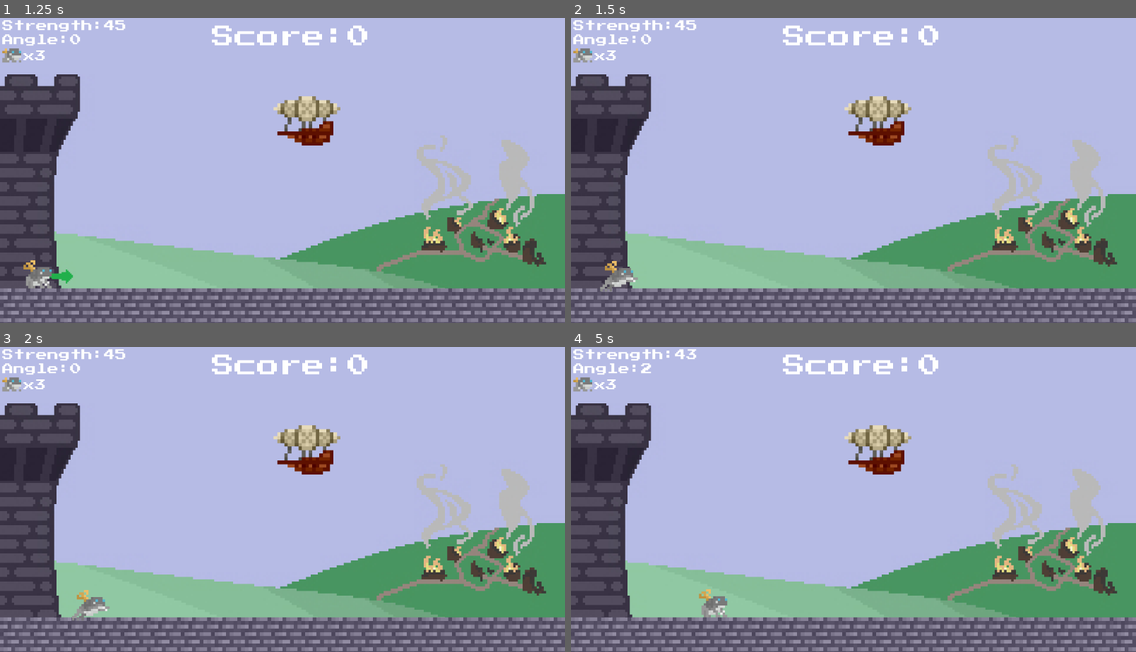
Above: before the commit, frames 1-4 (two rows, left to right).
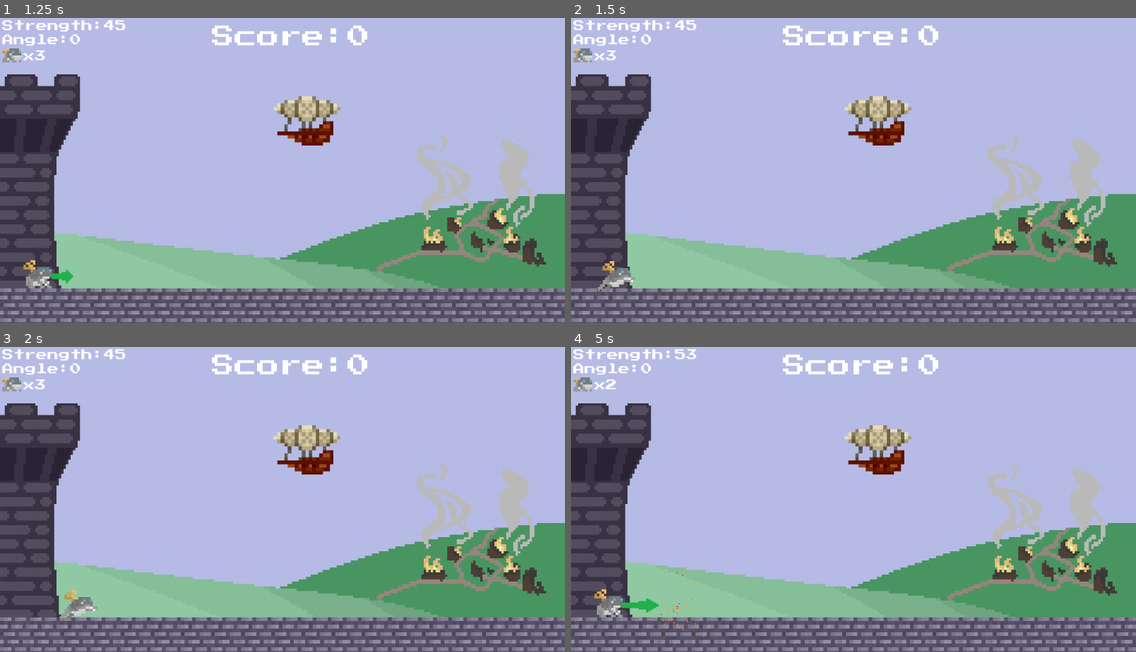
Above: after the commit, the same moments.

Repository: lthammond/CS315-P1-Airship_Assault
Game: Godot game, scene res://src/Title.tscn
The game is run twice, just before and just after one commit, with the same random seed, the same clock (stepped at 60 frames per second) and the same inputs.
Inputs:
- Up to frame 1 (1.25 s): click "Defend!" at 0.5 s
- Up to frame 2 (1.5 s): tap Enter at 1.25 s; tap Space (launch) at 1.35 s
- Up to frame 3 (2 s): no input
- Up to frame 4 (5 s): tap Down (decrease_angle) at 2.1 s; tap Space (launch) at 2.3, 3.05, 3.8, 4.25, 4.55 s; hold Left (decrease_strength) 2.78-3.53 s; tap Up (increase_angle) at 3.6 s; hold Right (increase_strength) from 4.28 s (still down)

Frame 1 is identical in both runs. In frame 2, 0.2% of the frame differs, in the area x 4-12%, y 79-90%; in frame 3, 0.4%; in frame 4, 0.9%, in the area x 4-28%, y 0-97%.

Commit message:
Edit strength modifier in Projectile.tscn

Diff:
--- a/project/src/Level.gd
+++ b/project/src/Level.gd
@@ -51,7 +51,7 @@
 		create_projectile()
 	else:
 		destroy_Projectile()
-		yield(get_tree().create_timer(1.0), "timeout")
+		yield(get_tree().create_timer(0.5), "timeout")
 		$AnimationPlayer.play("Rise")
 		target.hide()
 		yield(get_tree().create_timer(2.0), "timeout")
--- a/project/src/Projectile.gd
+++ b/project/src/Projectile.gd
@@ -29,7 +29,7 @@
 		emit_signal("strength_changed", strength)
 
 	if Input.is_action_just_pressed("launch") and launched == false:
-		var impulse = Vector2.RIGHT.rotated(deg2rad(angle)) * (strength * 5)
+		var impulse = Vector2.RIGHT.rotated(deg2rad(angle)) * (strength * 4)
 		apply_impulse(Vector2.ZERO, impulse)
 		$JumpSound.play()
 		$ArrowIndicator.hide()
